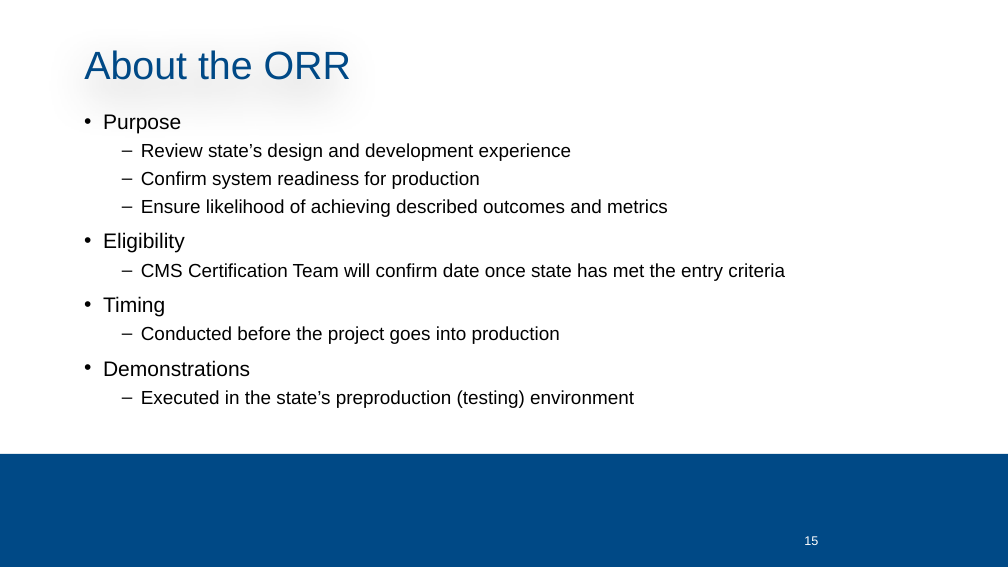
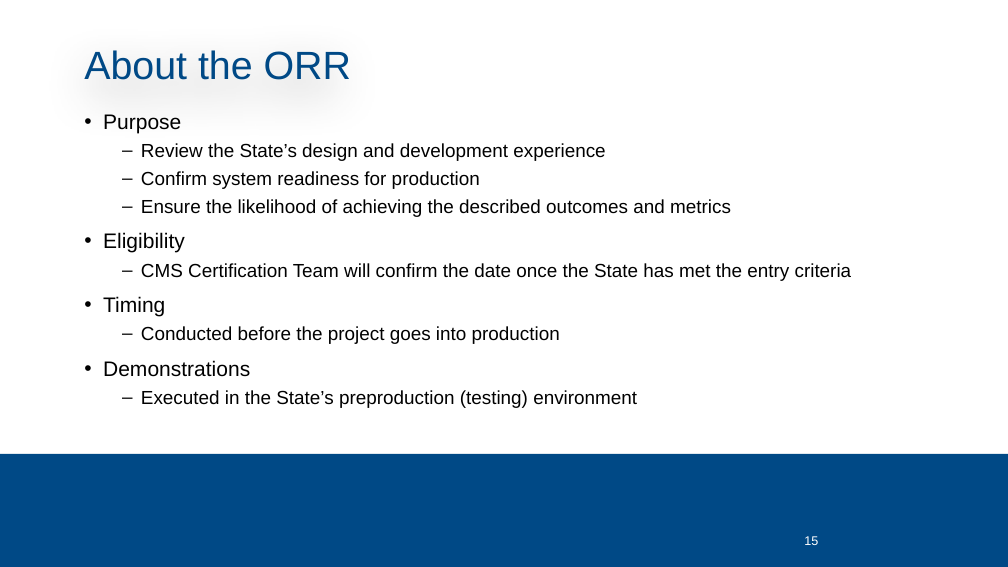
Before and after one commit to CMSgov/CMCS-DSG-DSS-Certification-Staging, a slide deck: slide 15 of SMC Kickoff Deck.pptx. Drawn at 1008x567 pixels with LibreOffice and Linux fonts; fonts in the diff are those of the drawing; background and template pictures are left out. Boxes give left, top, right and bottom in pixels: in the first picture for what was removed or moved away, otherwise in the second. Text is boxed around its words. In the diff, an @@ line names an element or a change of style, - is before the commit and + after.

```diff
--- a/SMC Kickoff Deck.pptx
+++ b/SMC Kickoff Deck.pptx
@@ text at [141, 143, 605, 161]: text changed @@
-  – Review state’s design and development experience
+  – Review the State’s design and development experience
@@ text at [141, 199, 731, 217]: text changed @@
-  – Ensure likelihood of achieving described outcomes and metrics
+  – Ensure the likelihood of achieving the described outcomes and metrics
@@ text at [141, 263, 852, 281]: text changed @@
-  – CMS Certification Team will confirm date once state has met the entry criteria
+  – CMS Certification Team will confirm the date once the State has met the entry criteria
@@ text at [141, 390, 637, 408]: text changed @@
-  – Executed in the state’s preproduction (testing) environment
+  – Executed in the State’s preproduction (testing) environment
```
Also in this commit, not shown: 25 other slides changed, 2 slides added, 3 slides removed.
